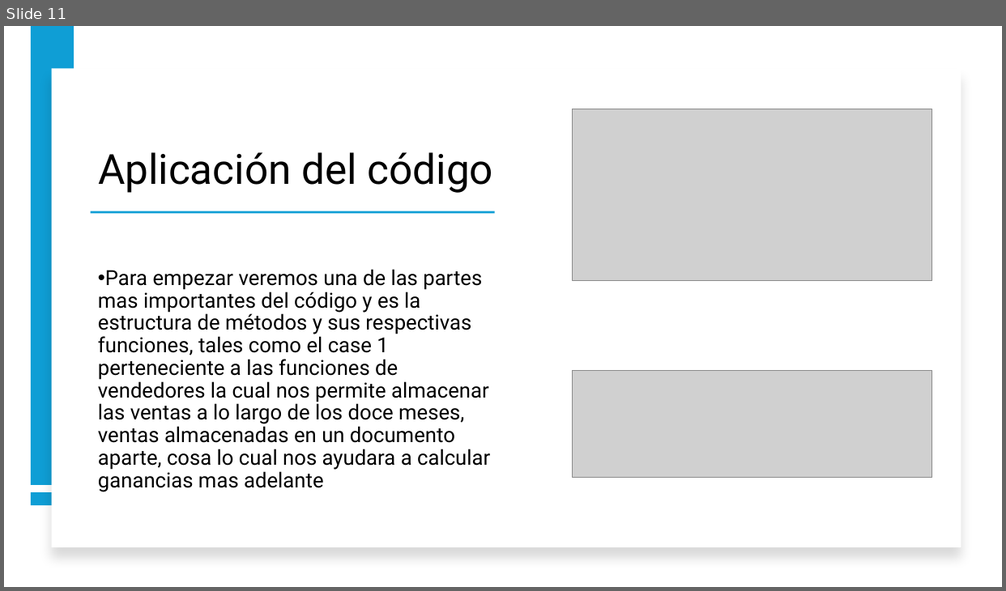
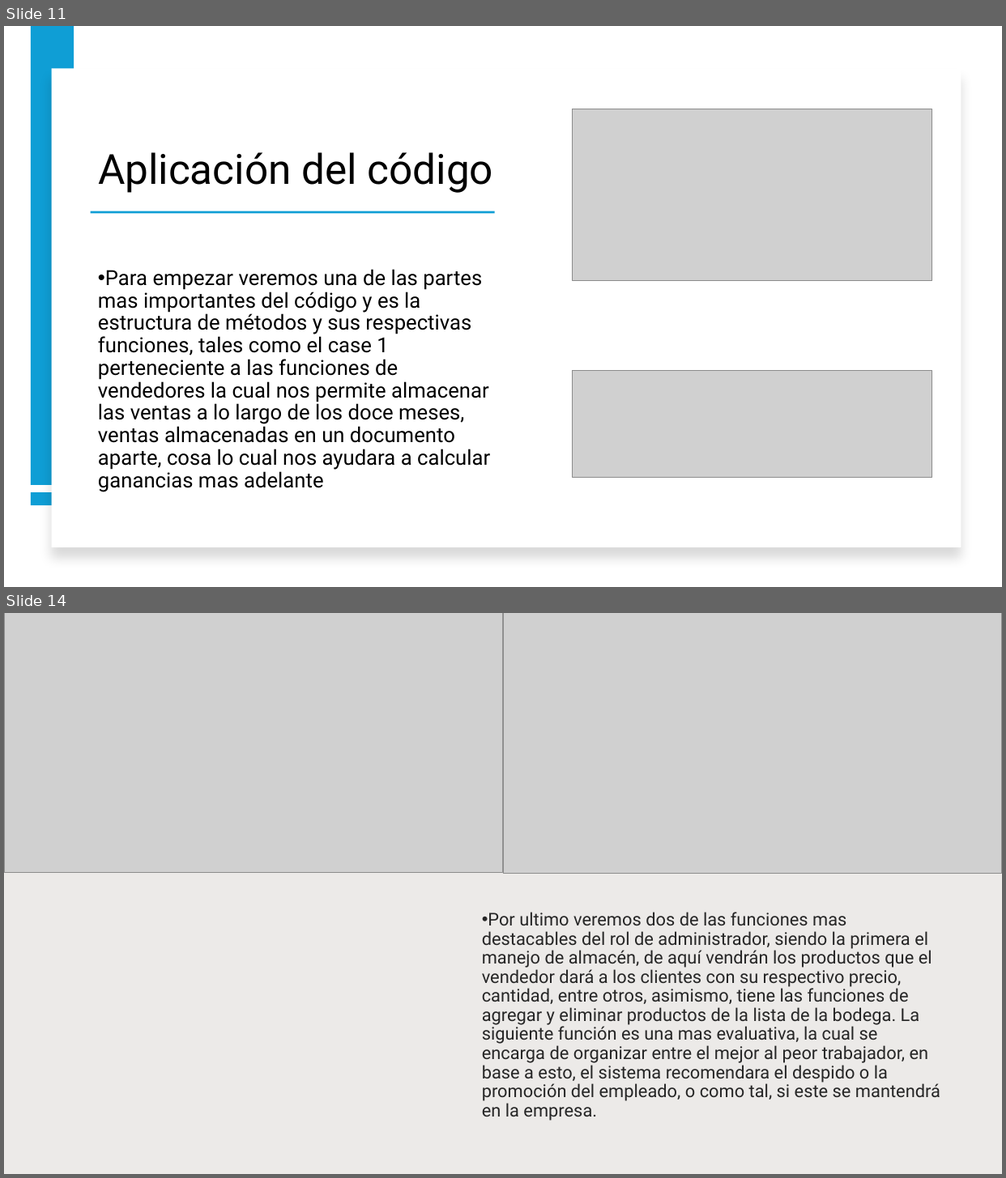
Before and after one commit to Guess2007/FUNDAMENTOS-DE-PROGRAMACION, a slide deck: Caso de la bodega.pptx. Shown one above the other, each under a label of ours: slide 11 before the commit, slides 11 and 14 after it; the slides between them are not shown. The pictures are 1006x591 and 1006x1178 pixels, drawn with LibreOffice and Linux fonts; fonts in the diff are those of the drawing; grey boxes stand for pictures. Boxes give left, top, right and bottom in pixels: in the first picture for what was removed or moved away, otherwise in the second. Text is boxed around its words. In the diff, an @@ line names an element or a change of style, - is before the commit and + after.

```diff
--- a/Caso de la bodega.pptx
+++ b/Caso de la bodega.pptx
@@ slide 14 added at <box>4,613,1002,1174</box>, background #FFFFFF @@
@@ rectangle added at <box>4,613,1002,1174</box>, fill #82766A at 15% opacity @@
@@ picture added at <box>4,613,503,873</box> @@
@@ picture added at <box>503,613,1002,874</box> @@
@@ text added at <box>482,912,940,1121</box>, 17 pt, text #262626 @@
+• Por ultimo veremos dos de las funciones mas destacables del rol de administrador, siendo la primera el manejo de almacén, de aquí vendrán los productos que el vendedor dará a los clientes con su respectivo precio, cantidad, entre otros, asimismo, tiene las funciones de agregar y eliminar productos de la lista de la bodega. La siguiente función es una mas evaluativa, la cual se encarga de organizar entre el mejor al peor trabajador, en base a esto, el sistema recomendara el despido o la promoción del empleado, o como tal, si este se mantendrá en la empresa.
```
Also in this commit, not shown: 1 slide changed, 2 other slides added, 3 slides removed, 1 other file.
